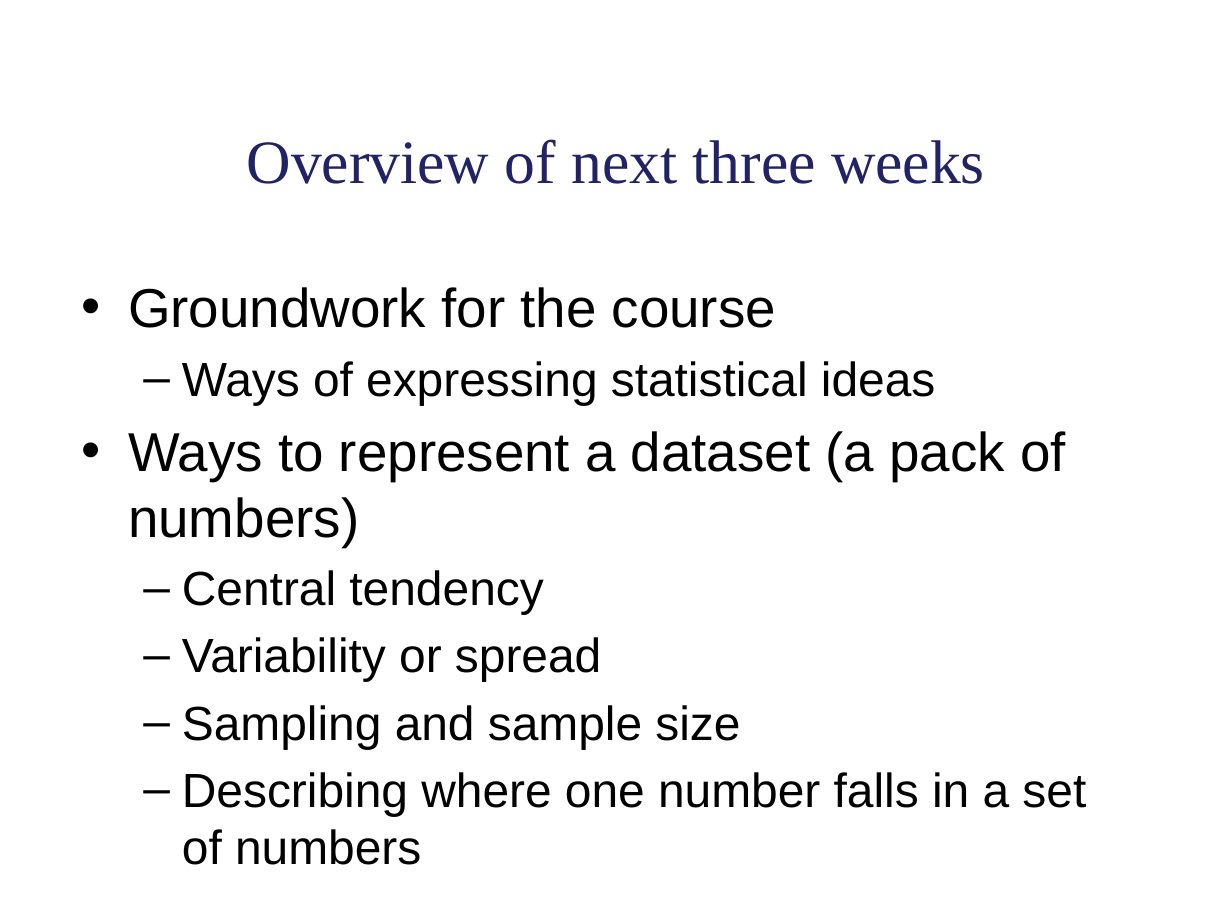
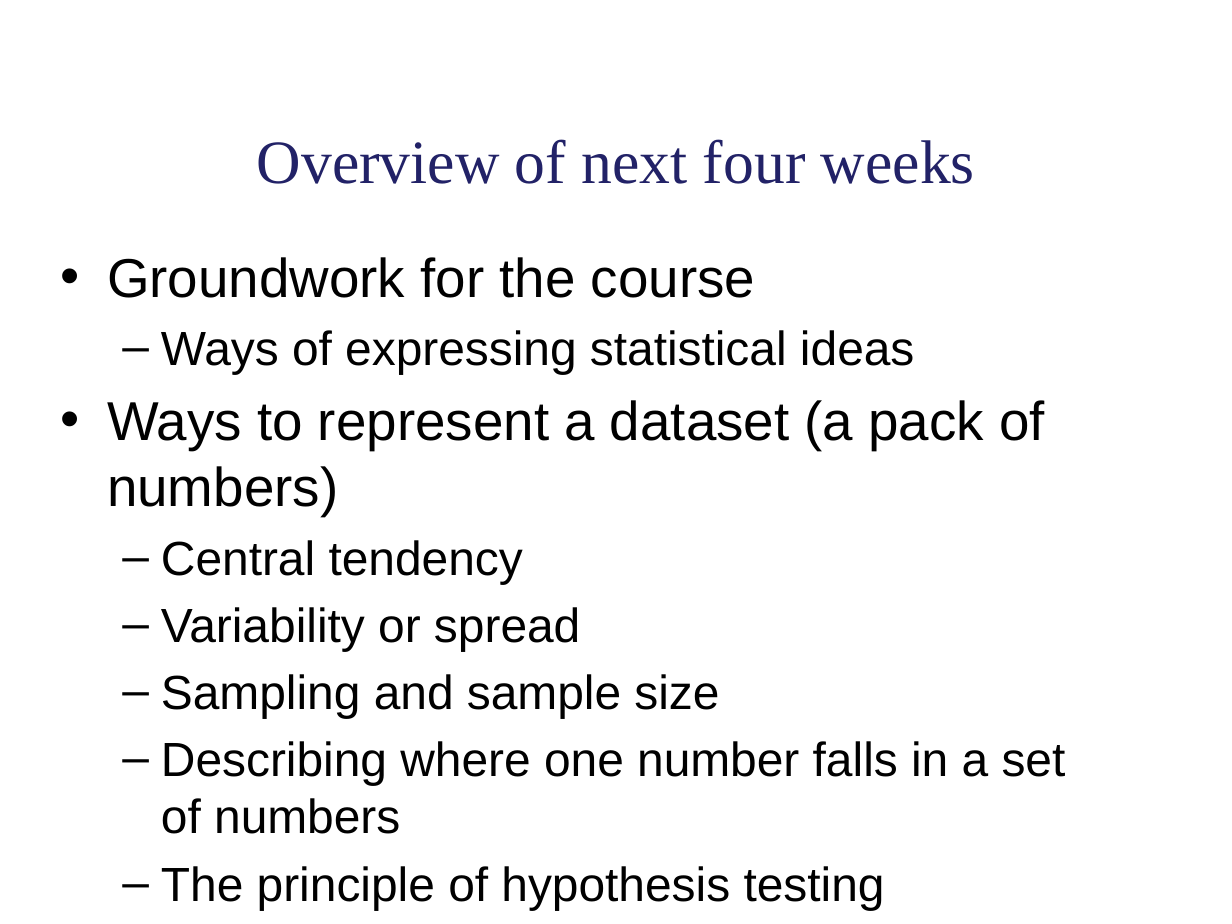
Before and after one commit to lu-psy-r/year1, a slide deck: slide 5 of PSYC121/data/Week_1/week 1 lecture slides.pptx. Drawn at 1232x924 pixels with LibreOffice and Linux fonts; fonts in the diff are those of the drawing. Boxes give left, top, right and bottom in pixels: in the first picture for what was removed or moved away, otherwise in the second. Text is boxed around its words. In the diff, an @@ line names an element or a change of style, - is before the commit and + after.

```diff
--- a/PSYC121/data/Week_1/week 1 lecture slides.pptx
+++ b/PSYC121/data/Week_1/week 1 lecture slides.pptx
@@ title at [257,139,975,184]: text changed @@
-Overview of next three weeks
+Overview of next four weeks
@@ text "Groundwork for the course": place and size @@
-text "Groundwork for the course" at [128,287,1086,816]
+text "Groundwork for the course" at [107,257,1066,910]
@@ text at [161,866,885,910]: paragraph added @@
+  – The principle of hypothesis testing
```
Also in this commit, not shown: 9 other slides changed, 2 slides added, 2 slides removed, 3 other files.
